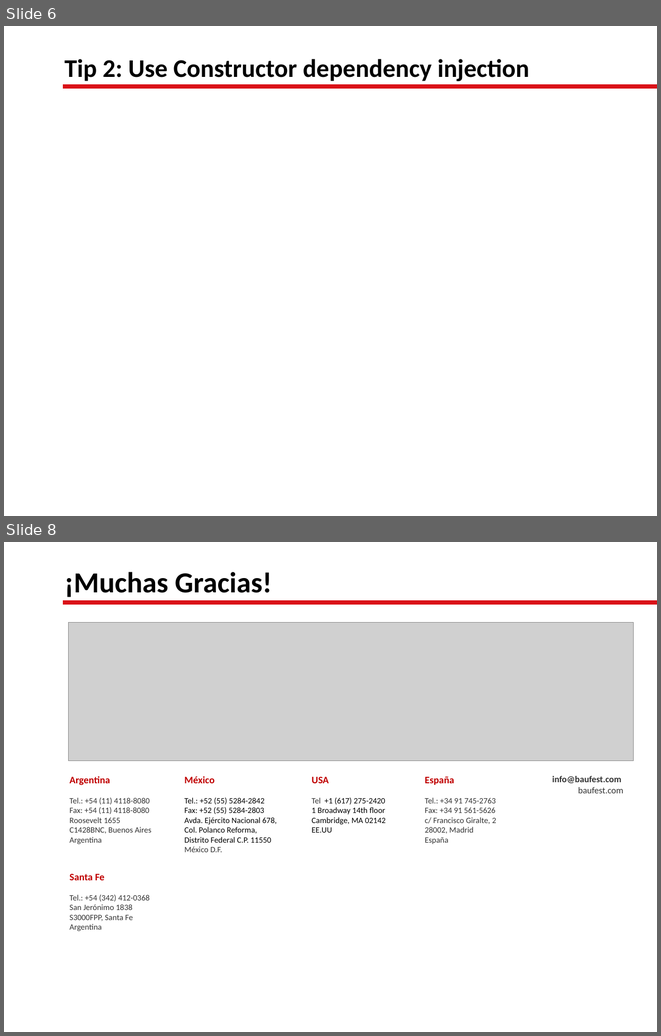
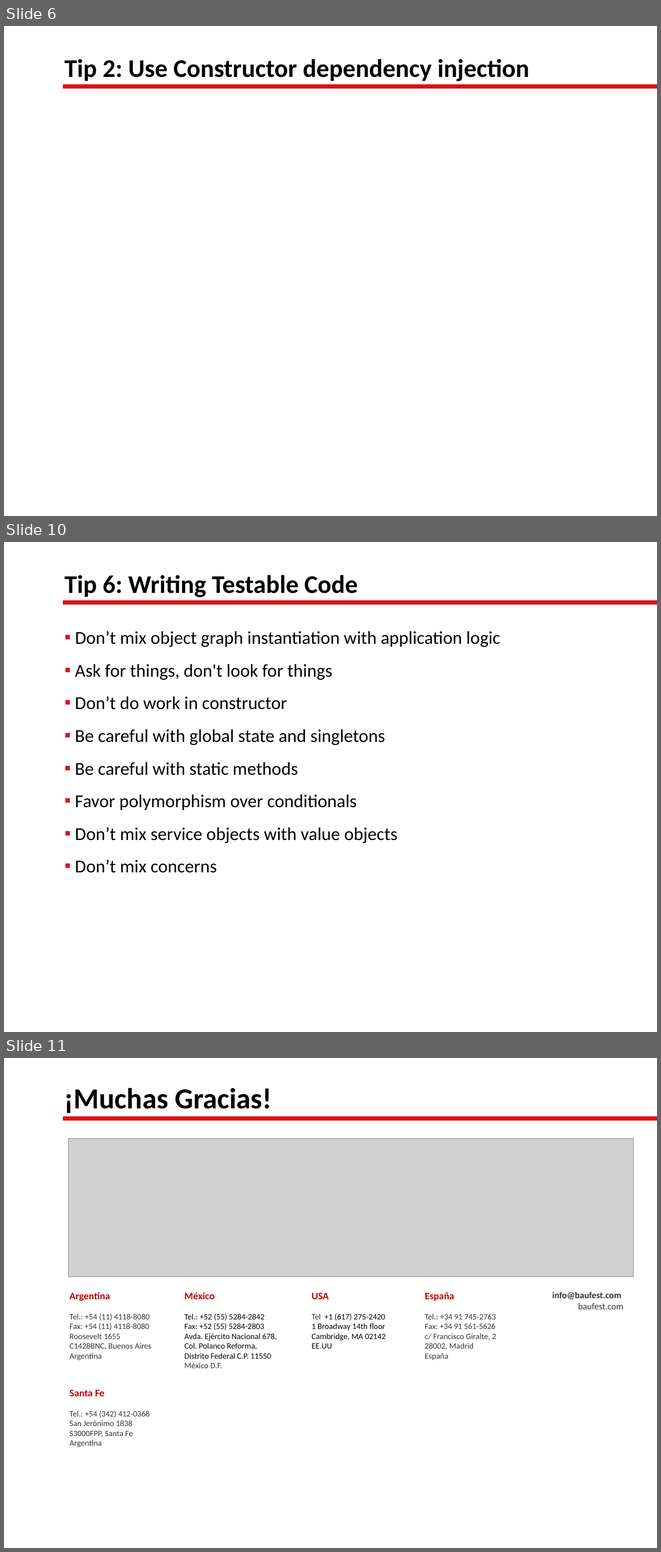
Before and after one commit to lgoldin/TestOrientedDevelopment, a slide deck: Test-Oriented Development.pptx. Shown one above the other, each under a label of ours: slides 6 and 8 before the commit, slides 6, 10 and 11 after it; the slides between them are not shown. The pictures are 661x1036 and 661x1552 pixels, drawn with LibreOffice and Linux fonts; fonts in the diff are those of the drawing; grey boxes stand for pictures; background and template pictures are left out. Boxes give left, top, right and bottom in pixels: in the first picture for what was removed or moved away, otherwise in the second. Text is boxed around its words. In the diff, an @@ line names an element or a change of style, - is before the commit and + after.

```diff
--- a/Test-Oriented Development.pptx
+++ b/Test-Oriented Development.pptx
@@ slide 10 added at bbox=[4, 542, 657, 1032], background picture (left out); not listed: 1 template element that a slide beside it also shows @@
@@ title added at bbox=[64, 575, 358, 597], 28 pt, text #000000, bold @@
+Tip 6: Writing Testable Code
@@ text added at bbox=[75, 631, 500, 873], 20 pt, text #000000 @@
+  ▪ Don’t mix object graph instantiation with application logic
+  ▪ Ask for things, don't look for things
+  ▪ Don’t do work in constructor
+  ▪ Be careful with global state and singletons
+  ▪ Be careful with static methods
+  ▪ Favor polymorphism over conditionals
+  ▪ Don’t mix service objects with value objects
+  ▪ Don’t mix concerns
@@ what was slide 8 is now slide 11 @@
```
Also in this commit, not shown: 1 slide changed, 2 other slides added, 18 other files.
